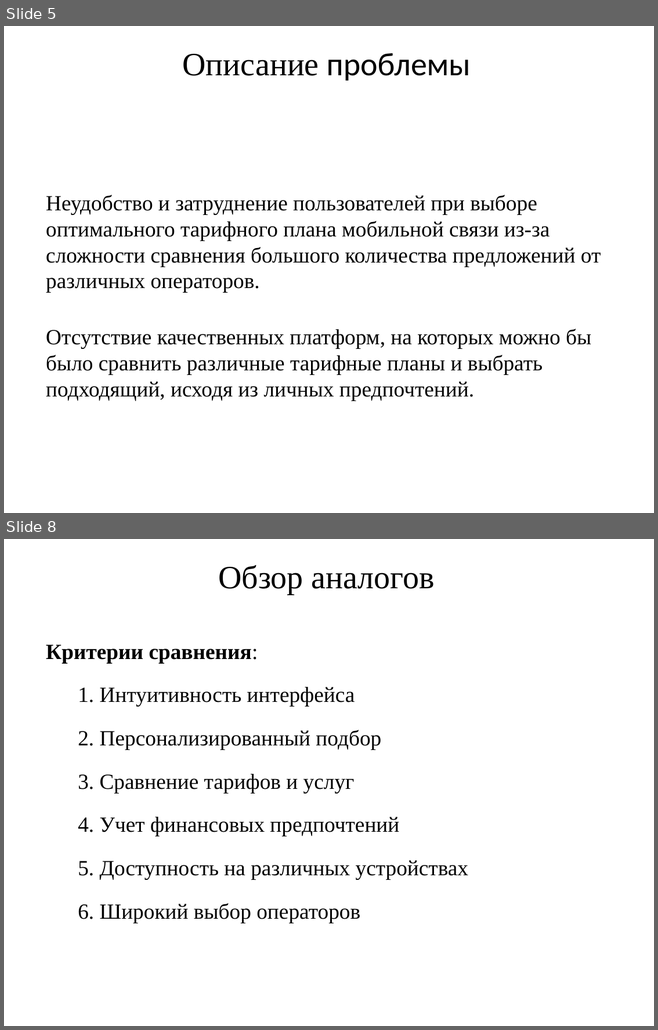
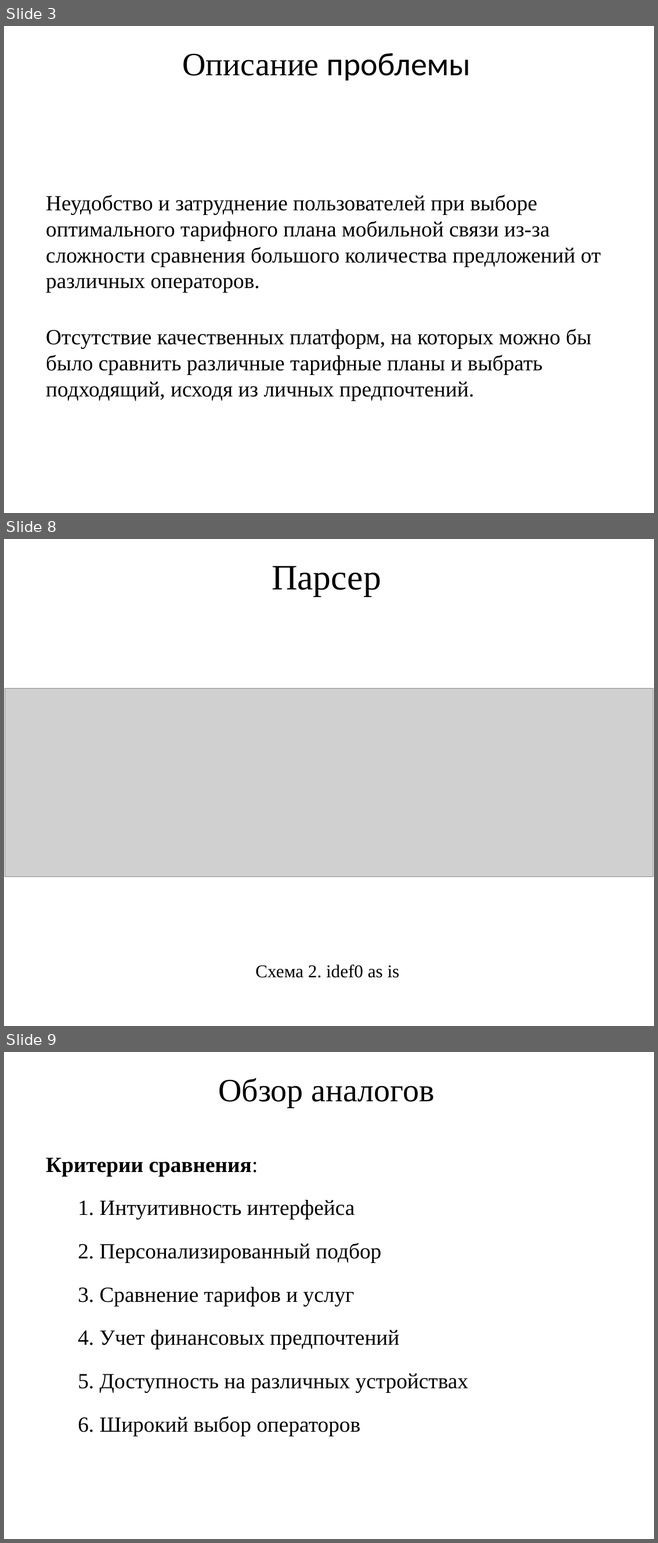
Before and after one commit to vadimgilka/WebsiteOperatorRates, a slide deck: Documentation/Pre-defense/First/Presentation.pptx. Shown one above the other, each under a label of ours: slides 5 and 8 before the commit, slides 3, 8 and 9 after it; the slides between them are not shown. The pictures are 658x1030 and 658x1543 pixels, drawn with LibreOffice and Linux fonts; fonts in the diff are those of the drawing; grey boxes stand for pictures. Boxes give left, top, right and bottom in pixels: in the first picture for what was removed or moved away, otherwise in the second. Text is boxed around its words. In the diff, an @@ line names an element or a change of style, - is before the commit and + after.

```diff
--- a/Documentation/Pre-defense/First/Presentation.pptx
+++ b/Documentation/Pre-defense/First/Presentation.pptx
@@ slide 8 added at (4, 539, 654, 1026), background #FFFFFF @@
@@ title added at (271, 566, 381, 596), 39.6 pt, text #000000 @@
+Парсер
@@ picture added at (5, 689, 653, 878) @@
@@ subtitle added at (255, 965, 400, 978), 20 pt, text #000000 @@
+Схема 2. idef0 as is
@@ what was slide 5 is now slide 3 @@
@@ what was slide 8 is now slide 9 @@
```
Also in this commit, not shown: 6 slides changed, 2 other files.
